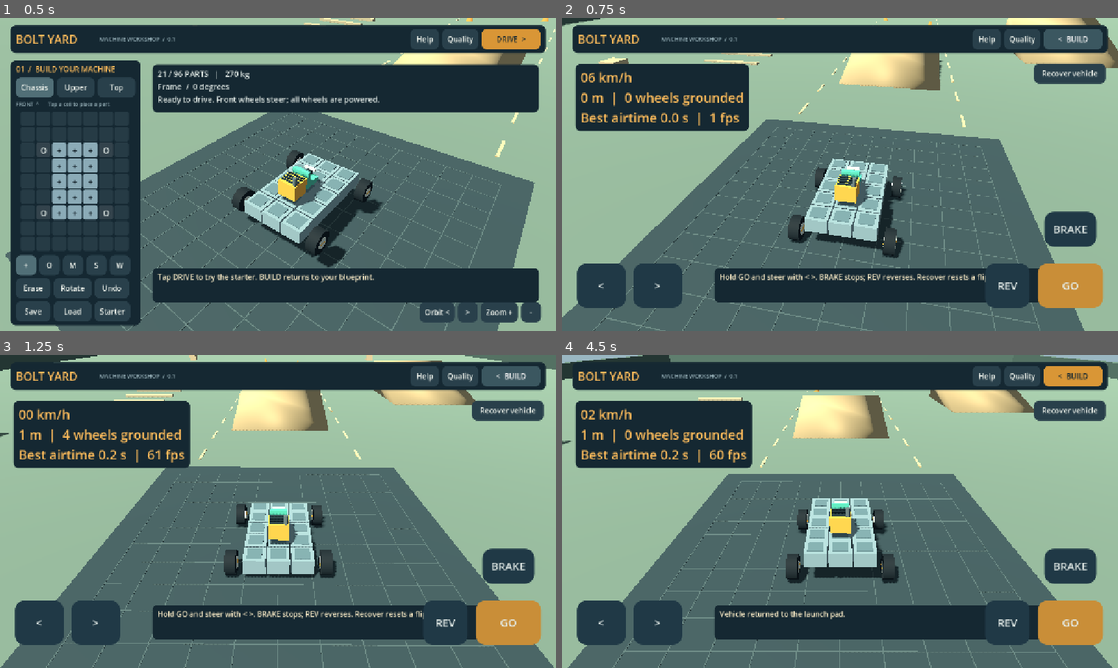
Above: before the commit, frames 1-4 (two rows, left to right).
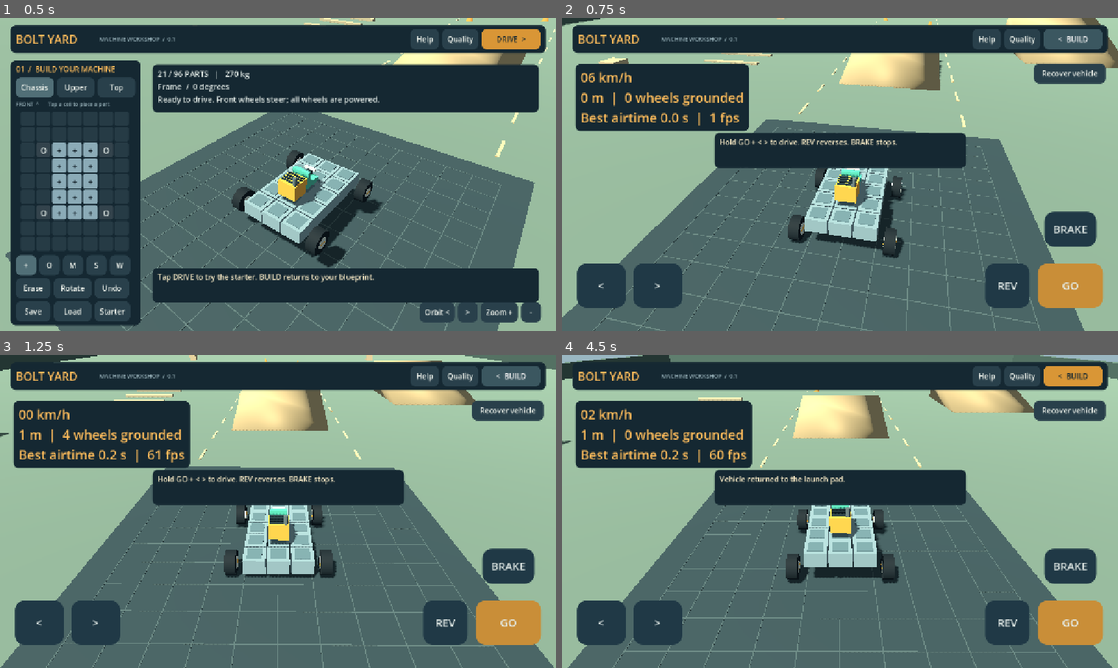
Above: after the commit, the same moments.

Repository: braydenparker999/Boltyard
Game: Godot game, scene res://main.tscn
Same seed, same stepped clock (60 frames per second), same inputs: the game is played once before the commit and once after it.
Inputs (mouse positions are in pixels of both pictures, inside the frame that each line leads up to):
- Up to frame 1 (0.5 s): no input
- Up to frame 2 (0.75 s): click "DRIVE >" at 0.5 s
- Up to frame 3 (1.25 s): no input
- Up to frame 4 (4.5 s): click "< BUILD" at 1.25 s; tap A (yard_left) at 2, 3.5 s; move the mouse to (639, 517) at 2.02 s; hold D (yard_right) 2.03-2.78 s; tap Tab at 2.1, 3.05, 3.6 s; click (639, 517) at 2.17 s; move the mouse to (728, 527) at 2.77 s; hold Space (yard_brake) 2.78-3.53 s; tap W (yard_go) at 2.85 s; move the mouse to (895, 442) at 3.52 s; hold D (yard_right) 3.53-4.28 s; move the mouse to (812, 574) at 4.27 s; hold Up from 4.28 s (still down); tap R at 4.35 s; click (812, 574) at 4.42 s

Frame 1 is identical in both runs. In frame 2, 10% of the frame differs, in the area x 27-86%, y 36-91%; in frame 3, 10%; in frame 4, 10%.

Commit message:
Keep driving hints clear of the touch pedals

Diff:
--- a/scripts/main.gd
+++ b/scripts/main.gd
@@ -222,8 +222,8 @@
 	var viewport_size = get_viewport().get_visible_rect().size
 	ui.get_node("Header").size.x = viewport_size.x - 48
 	ui.get_node("CameraTools").position = Vector2(viewport_size.x - 315, viewport_size.y - 67)
-	message.size.x = maxf(200, viewport_size.x - 390)
-	message.position.y = viewport_size.y - 146
+	message.size.x = maxf(200, viewport_size.x - (700 if driving else 390))
+	message.position.y = 264 if driving else viewport_size.y - 146
 	info.size.x = maxf(200, viewport_size.x - 390)
 	drive_panel.get_node("Recover").position = Vector2(viewport_size.x - 194, 104)
 	for node_name in ["Left", "Right", "Reverse", "Go"]:
@@ -358,8 +358,9 @@
 	drive_panel.visible = driving
 	ui.get_node("CameraTools").visible = not driving
 	mode_button.text = "<  BUILD" if driving else "DRIVE  >"
+	layout_ui()
 	clear_controls()
-	toast("Hold GO and steer with < >. BRAKE stops; REV reverses. Recover resets a flipped car." if driving else "Back in the workshop. Your blueprint is unchanged.")
+	toast("Hold GO + < > to drive. REV reverses. BRAKE stops." if driving else "Back in the workshop. Your blueprint is unchanged.")
 
 func clear_controls() -> void:
 	for action in ["yard_left", "yard_right", "yard_go", "yard_reverse", "yard_brake"]:
